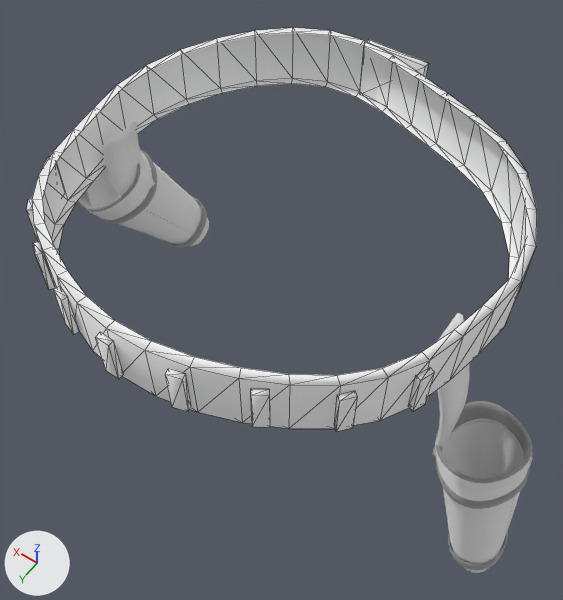
Two versions of the glTF model public/experiments/out-west/3d/native-v2/equipment/holster.buscadero.pair.glb, one commit apart.
Rendered twice from a 50 mm camera at (-0.26, 0.444, 1.373) aimed at (0.001, 0.079, 0.799). The axes (+X, +Y, +Z) are drawn at lower left. The lights are the same throughout. The picture after the commit comes second. Mesh edges are drawn as thin lines on the coarser meshes. Where no turn or scale is listed for an object, it has been applied to the vertices. Vertices at exactly the same position are counted once.

Names of what the first picture shows: 'native.skin-part.75.0', 'native.skin-part.75.1'.
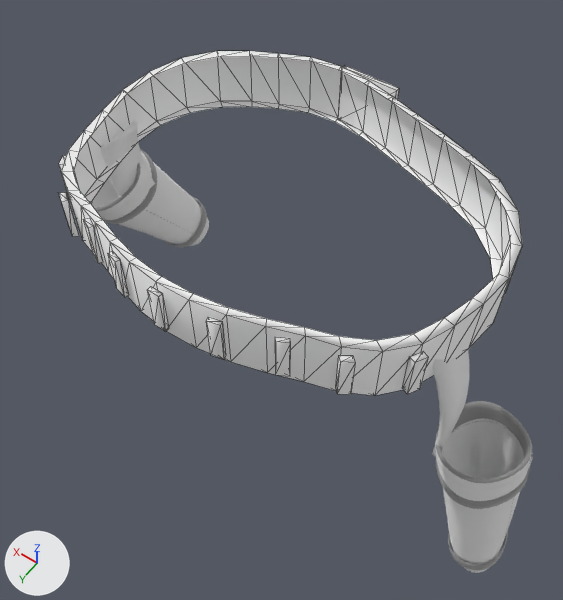
What differs and where, as boxes (x1, y1, x2, y2) in the pictures (563 x 600 px; the box of a moved part takes in the faces that stretch with it):
'native.skin-part.75.0', reshaped (9% narrower, 15% shorter)
    before: (26, 28, 537, 432)
    after: (58, 51, 522, 396)
part 1 of me_skin_part_0, moved or reshaped
    before: (360, 39, 429, 101)
    after: (338, 66, 399, 126)
part 2 of me_skin_part_0, moved or reshaped
    before: (43, 156, 50, 167)
    after: (59, 155, 69, 197)
part 3 of me_skin_part_0, moved or reshaped
    before: (33, 241, 55, 289)
    after: (83, 218, 103, 263)
part 4 of me_skin_part_0, moved or reshaped
    before: (53, 286, 80, 335)
    after: (108, 251, 129, 297)
part 5 of me_skin_part_0, moved or reshaped
    before: (95, 332, 124, 379)
    after: (147, 287, 169, 332)
part 6 of me_skin_part_0, moved or reshaped
    before: (165, 368, 191, 412)
    after: (207, 317, 226, 359)
part 7 of me_skin_part_0, moved or reshaped
    before: (251, 389, 270, 427)
    after: (275, 337, 291, 376)
part 8 of me_skin_part_0, moved or reshaped
    before: (408, 367, 435, 412)
    after: (402, 351, 429, 394)
part 9 of me_skin_part_0, moved or reshaped
    before: (26, 28, 537, 432)
    after: (58, 51, 522, 396)

Patch to the scene script:
```diff
--- a/public/experiments/out-west/3d/native-v2/equipment/holster.buscadero.pair.glb.py
+++ b/public/experiments/out-west/3d/native-v2/equipment/holster.buscadero.pair.glb.py
@@ me_skin_part_0 @@
 # used by ob_native_skin_part_75_0; location = (0.0, 0.0, 0.003)
-me_skin_part_0.from_pydata(...)  # 224 vertices, 336 faces; spans x -0.193..0.2, y -0.103..0.275, z 0.879..0.96
+me_skin_part_0.from_pydata(...)  # 224 vertices, 336 faces; spans x -0.184..0.191, y -0.058..0.225, z 0.879..0.96
+# me_skin_part_0 part 1: the loose piece of 8 vertices spanning x -0.026..0.036, y -0.103..-0.097, z 0.904..0.96 is scaled about its middle by (0.882, 0.749, 1), then moved by (-0.001, 0.044, 0.0)
+# me_skin_part_0 part 2: the loose piece of 8 vertices spanning x 0.176..0.185, y 0.153..0.166, z 0.891..0.931 is moved by (-0.009, -0.009, 0.0)
+# me_skin_part_0 part 3: the loose piece of 8 vertices spanning x 0.1..0.112, y 0.233..0.243, z 0.904..0.945 is scaled about its middle by (0.882, 0.665, 1), then moved by (-0.013, -0.04, 0.0)
+# me_skin_part_0 part 4: the loose piece of 8 vertices spanning x 0.051..0.064, y 0.257..0.265, z 0.91..0.95 is moved by (-0.007, -0.046, 0.0)
+# me_skin_part_0 part 5: the loose piece of 8 vertices spanning x -0.001..0.011, y 0.27..0.275, z 0.912..0.953 is moved by (-0.001, -0.049, 0.0)
+# me_skin_part_0 part 6: the loose piece of 8 vertices spanning x -0.055..-0.042, y 0.261..0.269, z 0.91..0.95 is moved by (0.006, -0.047, 0.0)
+# me_skin_part_0 part 7: the loose piece of 8 vertices spanning x -0.105..-0.092, y 0.237..0.247, z 0.904..0.945 is scaled about its middle by (0.882, 0.744, 1), then moved by (0.012, -0.041, 0.0)
+# me_skin_part_0 part 8: the loose piece of 8 vertices spanning x -0.179..-0.169, y 0.154..0.167, z 0.891..0.931 is scaled about its middle by (1.19, 0.848, 1), then moved by (0.01, -0.009, 0.0)
+# me_skin_part_0 part 9: 160 of 224 vertices moved; they spanned x -0.193..0.2, y -0.101..0.269, z 0.879..0.96 and now span x -0.184..0.191, y -0.056..0.221, z 0.879..0.96; mean shift (0.0, -0.004, 0.0); largest move (0.005, 0.269, 0.96) -> (0.005, 0.221, 0.96)
 me_skin_part_0.materials.append(mat_dyeable)
```
